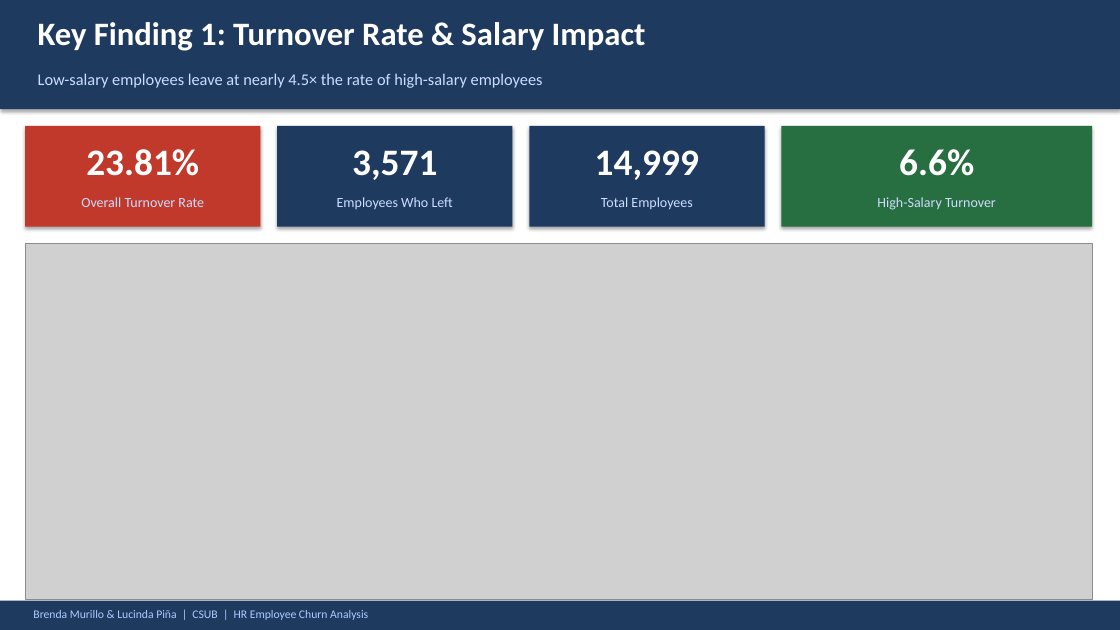
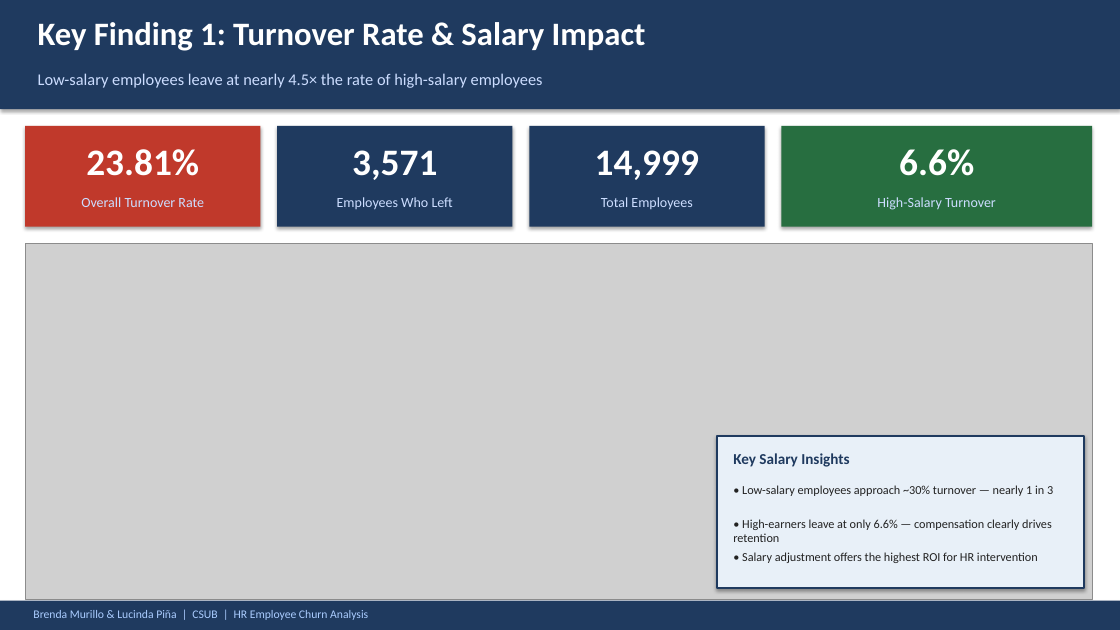
Before and after one commit to brendaMurillo/predicting-employee-turnover, a slide deck: slide 4 of HR_Churn_Presentation.pptx. Drawn at 1120x630 pixels with LibreOffice and Linux fonts; fonts in the diff are those of the drawing; grey boxes stand for pictures. Boxes give left, top, right and bottom in pixels: in the first picture for what was removed or moved away, otherwise in the second. Text is boxed around its words. In the diff, an @@ line names an element or a change of style, - is before the commit and + after.

```diff
--- a/HR_Churn_Presentation.pptx
+++ b/HR_Churn_Presentation.pptx
@@ rectangle added at (717,436,1084,587), fill #E8F0F8, outline #1F3A5F 1.5 pt @@
@@ text added at (733,453,849,467), 13 pt, text #1F3A5F, bold @@
+Key Salary Insights
@@ text added at (742,485,1053,496), 10.5 pt, text #222222 @@
+• Low-salary employees approach ~30% turnover — nearly 1 in 3
@@ text added at (733,519,1052,542), 10.5 pt, text #222222 @@
+• High-earners leave at only 6.6% — compensation clearly drives retention
@@ text added at (742,552,1038,563), 10.5 pt, text #222222 @@
+• Salary adjustment offers the highest ROI for HR intervention
```
Also in this commit, not shown: 1 other slide changed, 1 slide added.
